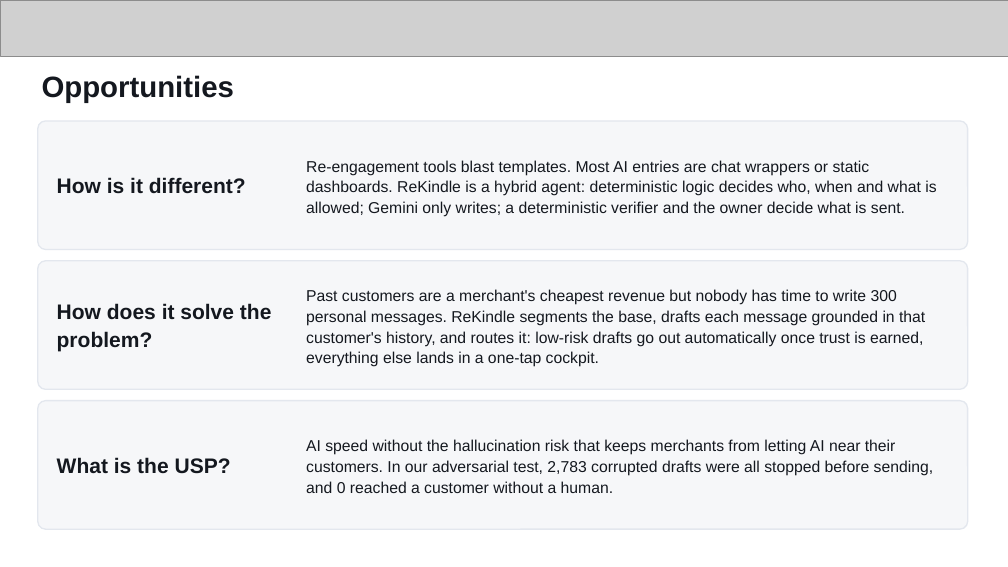
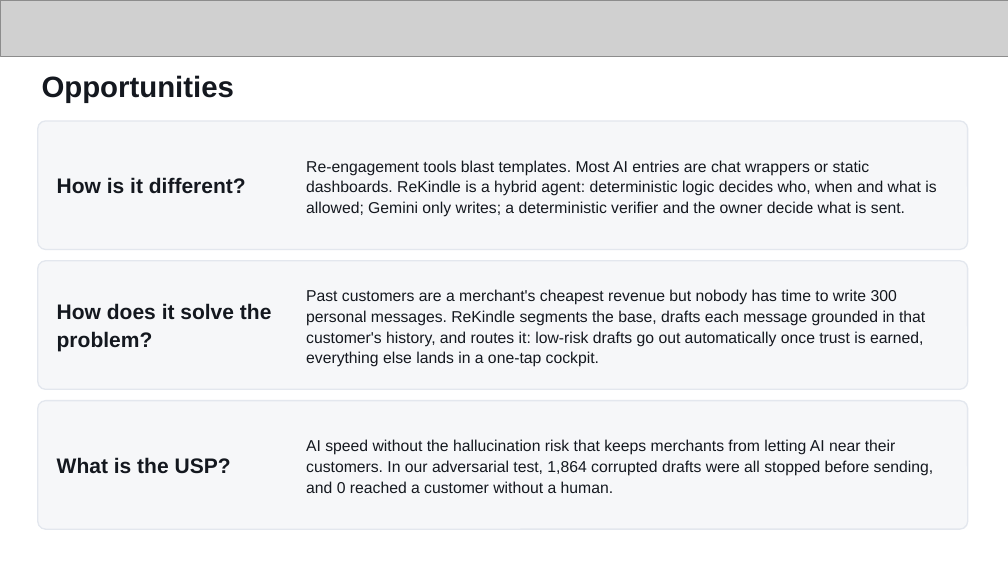
Before and after one commit to JayMandava/rekindle, a slide deck: slide 3 of docs/deck/ReKindle_AI_Builder_Cup.pptx. Drawn at 1008x567 pixels with LibreOffice and Linux fonts; fonts in the diff are those of the drawing; grey boxes stand for pictures. Boxes give left, top, right and bottom in pixels: in the first picture for what was removed or moved away, otherwise in the second. Text is boxed around its words. In the diff, an @@ line names an element or a change of style, - is before the commit and + after.

```diff
--- a/docs/deck/ReKindle_AI_Builder_Cup.pptx
+++ b/docs/deck/ReKindle_AI_Builder_Cup.pptx
@@ text at [306, 439, 933, 493]: text changed @@
-AI speed without the hallucination risk that keeps merchants from letting AI near their customers. In our adversarial test, 2,783 corrupted drafts were all stopped before sending, and 0 reached a customer without a human.
+AI speed without the hallucination risk that keeps merchants from letting AI near their customers. In our adversarial test, 1,864 corrupted drafts were all stopped before sending, and 0 reached a customer without a human.
```
Also in this commit, not shown: 5 other slides changed, 1 slide added, 37 other files.
